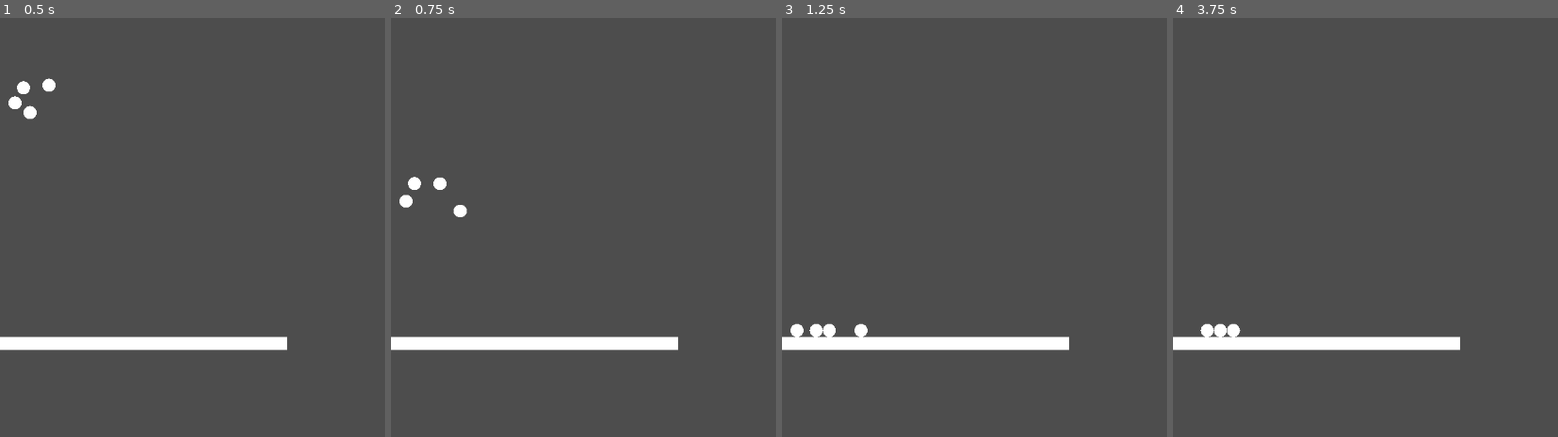
Above: before the commit, frames 1-4 (left to right).
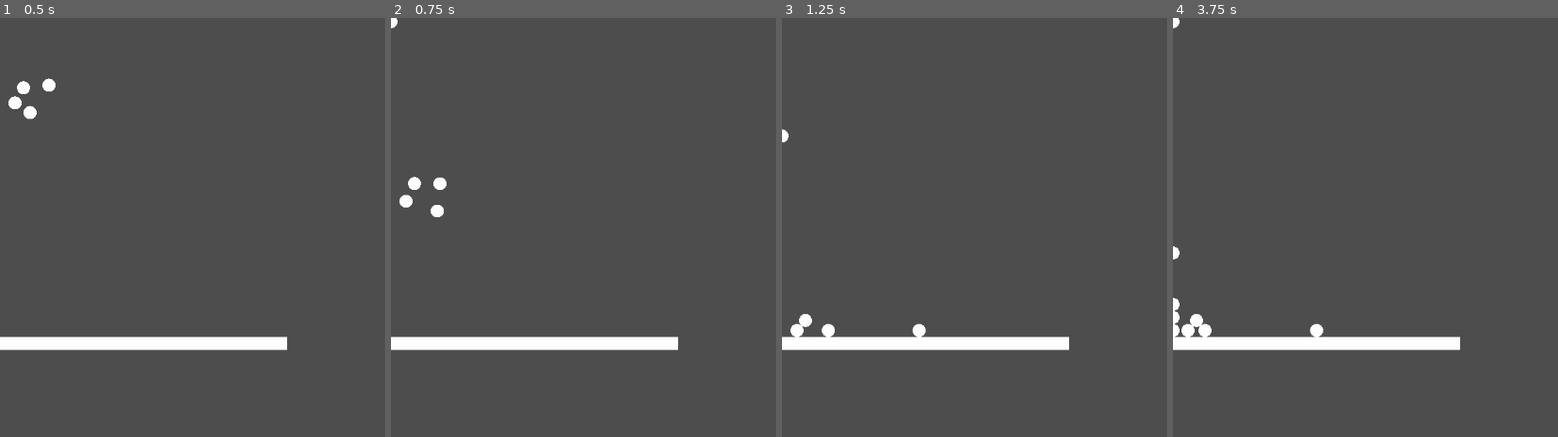
Above: after the commit, the same moments.

Repository: i1rs7/Toy-4-Game-Jam
Game: Godot game, scene res://game files/testing.tscn
Two runs of this game, one before a commit and one after it. Both use one fixed random seed, a clock stepped at 60 frames per second and the inputs below.
Inputs (mouse positions are in pixels of both pictures, inside the frame that each line leads up to):
- Up to frame 1 (0.5 s): no input
- Up to frame 2 (0.75 s): tap Enter (ui_accept) at 0.5 s; move the mouse to (729, 311) at 0.52 s; hold Right (ui_right) from 0.53 s (still down); tap C (spawn, bound only after the commit) at 0.6 s
- Up to frame 3 (1.25 s): keep holding Right (ui_right); tap Enter (ui_accept) at 0.77 s
- Up to frame 4 (3.75 s): move the mouse to (outside the picture) at 1.27 s; tap C (spawn, bound only after the commit) every 0.75 s from 1.35 to 3.6 s; tap Enter (ui_accept) at 1.52, 2, 2.75, 3.02, 3.5 s; move the mouse to (1323, 164) at 2.02 s; release Right (ui_right) at 2.03 s; hold Left (ui_left) from 2.03 s (still down); move the mouse to (outside the picture) at 2.77 s; move the mouse to (1434, 122) at 3.52 s

Frame 1 is identical in both runs. In frame 2, 0.2% of the frame differs, in the area x 0-20%, y 0-48%; in frame 3, 0.4%; in frame 4, 0.7%, in the area x 0-40%, y 0-77%.

Commit message:
added player spawn with c key
press c to spawn player at (0,0). also fixed which parent players were being added to

Diff:
--- a/game files/game elements/player/player.gd
+++ b/game files/game elements/player/player.gd
@@ -3,6 +3,11 @@
 
 const SPEED = 300.0
 const JUMP_VELOCITY = -400.0
+
+
+func _on_ready() -> void:
+	set_meta("selected", false)
+
 
 func _physics_process(delta: float) -> void:
 	move(delta)
--- a/game files/game elements/player/player.tscn
+++ b/game files/game elements/player/player.tscn
@@ -10,10 +10,11 @@
 
 [node name="player" type="CharacterBody2D"]
 script = ExtResource("1_mtxyd")
-metadata/selected = false
 
 [node name="MeshInstance2D" type="MeshInstance2D" parent="."]
 mesh = SubResource("SphereMesh_nsmx0")
 
 [node name="CollisionShape2D" type="CollisionShape2D" parent="."]
 shape = SubResource("CircleShape2D_rveel")
+
+[connection signal="ready" from="." to="." method="_on_ready"]
--- a/game files/game elements/player/player_manager.gd
+++ b/game files/game elements/player/player_manager.gd
@@ -1,24 +1,27 @@
 extends Node2D
 
 var player_scene = preload("res://game files/game elements/player/player.tscn")
-var players = []
-var selected_index = 0
+var players = [] # holds adresses of all children
+var selected_index = 0 # holds index of selected child
 
 func _ready() -> void:
 	for child in get_children(): players.append(child) # put all children adresses into players list
 	players[selected_index].set_meta("selected", true) # select current player: default is so we must select to start.
 
+
 func _process(delta: float) -> void:
 	if Input.is_action_just_pressed("ui_accept"): cycle_selection()
+	if Input.is_action_just_pressed("spawn"): add_branch()
 
 
 func add_branch():
-	var branch = player_scene.instantiate() # create new player
-	# move new player to desired position
-	# add player ID
-	# select new player, deselect old
-	get_parent().add_child(branch) # add new player to manager scene
-	pass
+	var branch = player_scene.instantiate() # create instance
+	# move new player to desired position ******************************************
+	players.append(branch) # add player ID
+	players[selected_index].set_meta("selected", false) # deselect current player
+	selected_index = players.size() - 1 # update selected index to be new player
+	players[selected_index].set_meta("selected", true) # select new player
+	add_child(branch) # add new player to children
 
 func cycle_selection():
 	players[selected_index].set_meta("selected", false) # deselect current player
--- a/project.godot
+++ b/project.godot
@@ -14,6 +14,14 @@
 run/main_scene="res://game files/testing.tscn"
 config/features=PackedStringArray("4.3", "Mobile")
 
+[input]
+
+spawn={
+"deadzone": 0.5,
+"events": [Object(InputEventKey,"resource_local_to_scene":false,"resource_name":"","device":-1,"window_id":0,"alt_pressed":false,"shift_pressed":false,"ctrl_pressed":false,"meta_pressed":false,"pressed":false,"keycode":0,"physical_keycode":67,"key_label":0,"unicode":99,"location":0,"echo":false,"script":null)
+]
+}
+
 [rendering]
 
 renderer/rendering_method="mobile"
